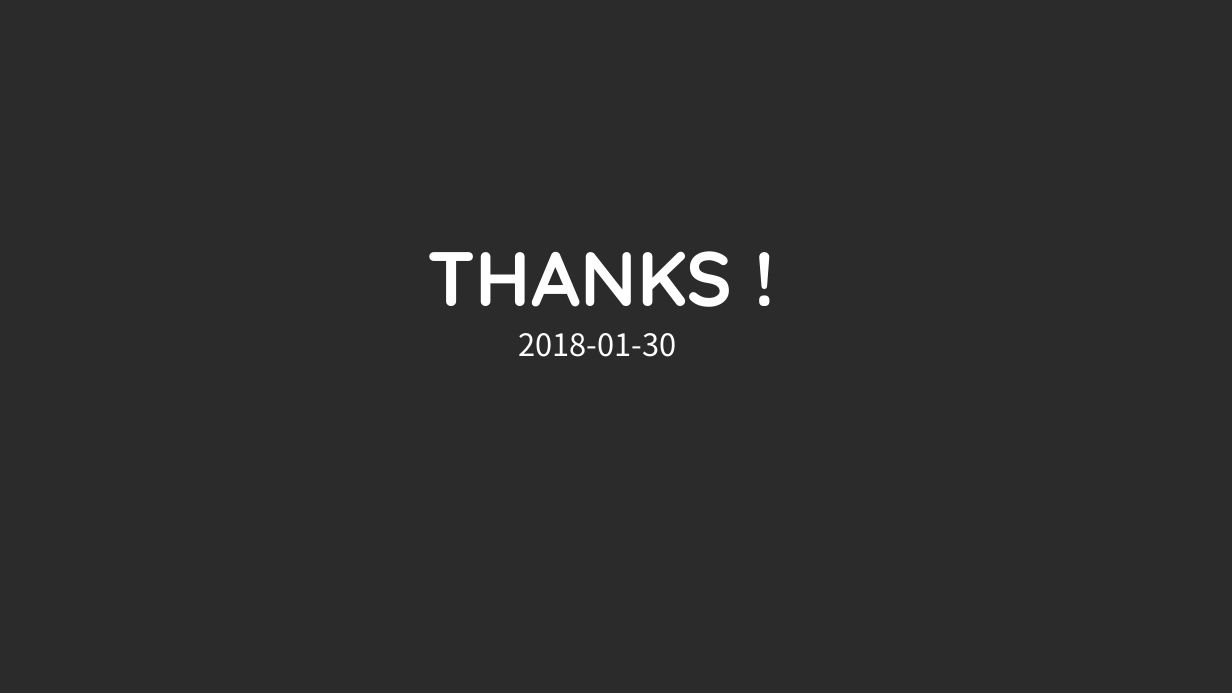
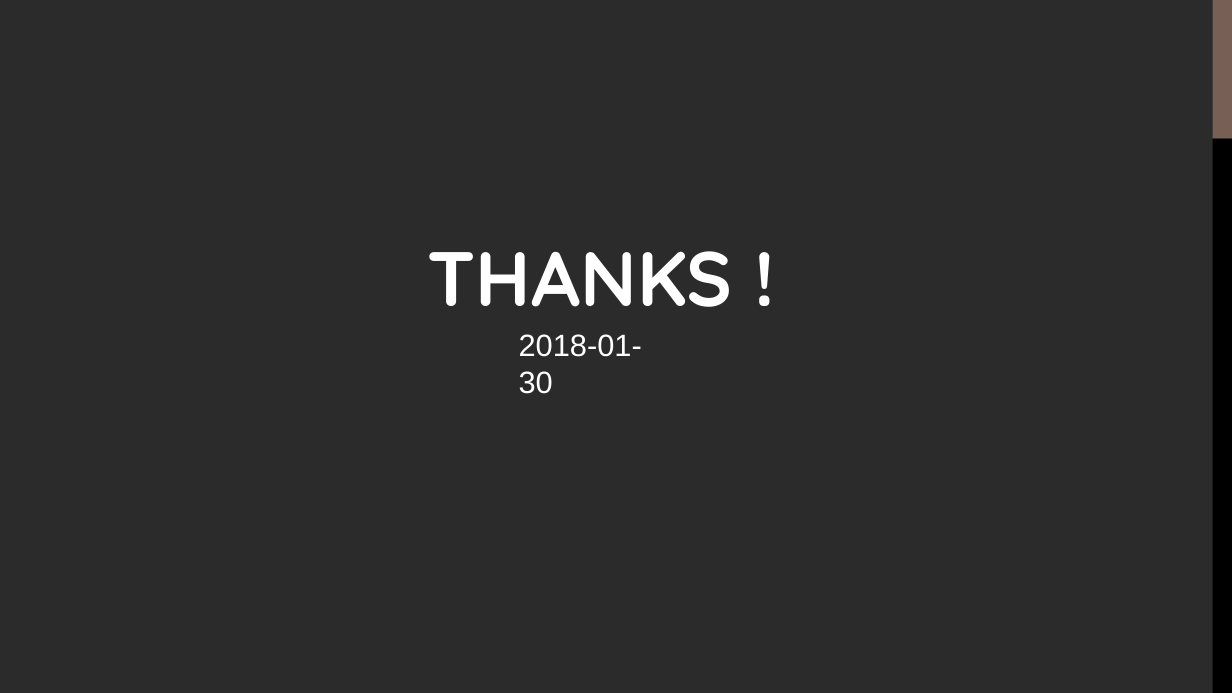
Before and after one commit to liudantest/python, a slide deck: slide 18 of 轻推全球开发者大会-PPT模板.pptx (slide 14 before the commit). Drawn at 1232x693 pixels with LibreOffice and Linux fonts; fonts in the diff are those of the drawing; background and template pictures are left out; a plain dark background stands for a picture behind light text. Boxes give left, top, right and bottom in pixels: in the first picture for what was removed or moved away, otherwise in the second. Text is boxed around its words. In the diff, an @@ line names an element or a change of style, - is before the commit and + after.

```diff
--- a/轻推全球开发者大会-PPT模板.pptx
+++ b/轻推全球开发者大会-PPT模板.pptx
@@ rectangle added at [1213,0,1232,139], fill #775F55 @@
@@ rectangle added at [1213,139,1232,693], fill #000000 @@
@@ text "2018-01-30" at [519,334,642,394]: font Noto Sans CJK SC to Arial @@
```
Also in this commit, not shown: 4 other slides changed, 13 slides added, 9 slides removed, 2 other files.
